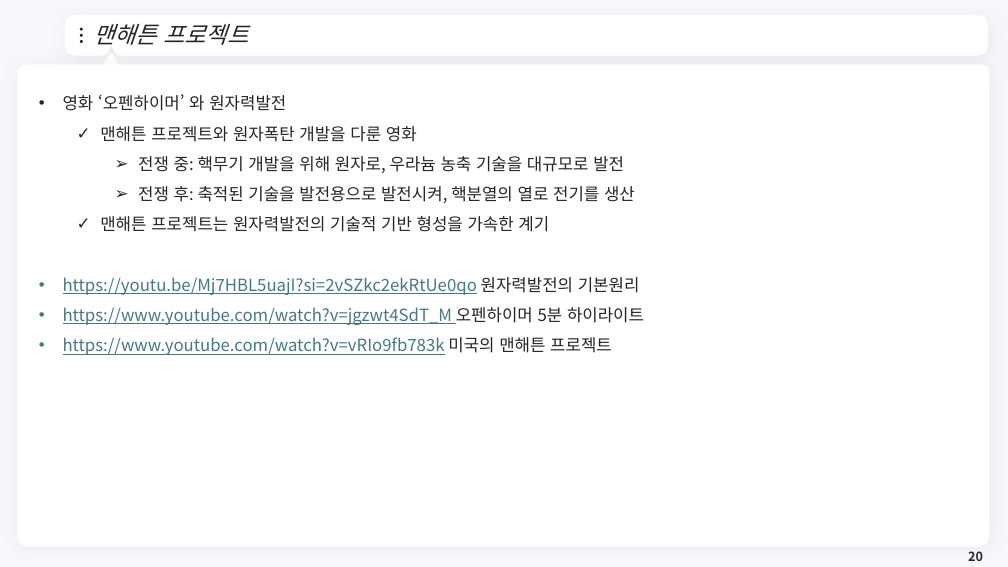
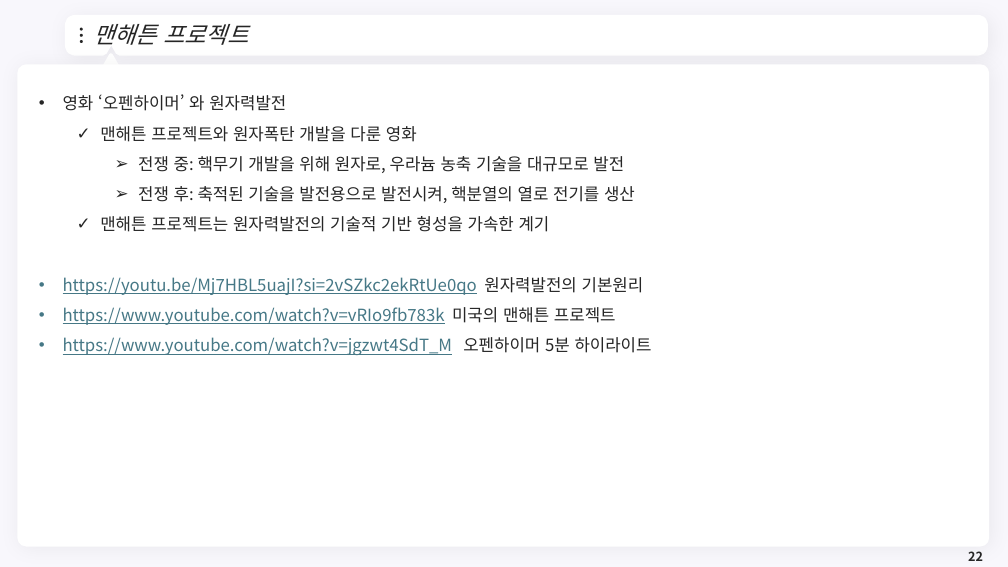
Before and after one commit to meandthey/Teaching, a slide deck: slide 22 of 에너지경제학/자원에너지경제학_Chapter_6 (원자력).pptx (slide 20 before the commit). Drawn at 1008x567 pixels with LibreOffice and Linux fonts; fonts in the diff are those of the drawing; background and template pictures are left out. Boxes give left, top, right and bottom in pixels: in the first picture for what was removed or moved away, otherwise in the second. Text is boxed around its words. In the diff, an @@ line names an element or a change of style, - is before the commit and + after.

```diff
--- a/에너지경제학/자원에너지경제학_Chapter_6 (원자력).pptx
+++ b/에너지경제학/자원에너지경제학_Chapter_6 (원자력).pptx
@@ text at bbox=[63, 307, 616, 325]: paragraph added @@
+• https://www.youtube.com/watch?v=vRIo9fb783k 미국의 맨해튼 프로젝트
@@ text at bbox=[63, 337, 612, 355]: paragraph removed @@
-• https://www.youtube.com/watch?v=vRIo9fb783k 미국의 맨해튼 프로젝트
@@ page number at bbox=[968, 551, 983, 561]: text changed @@
-20
+22
```
Also in this commit, not shown: 7 other slides changed, 2 slides added.
